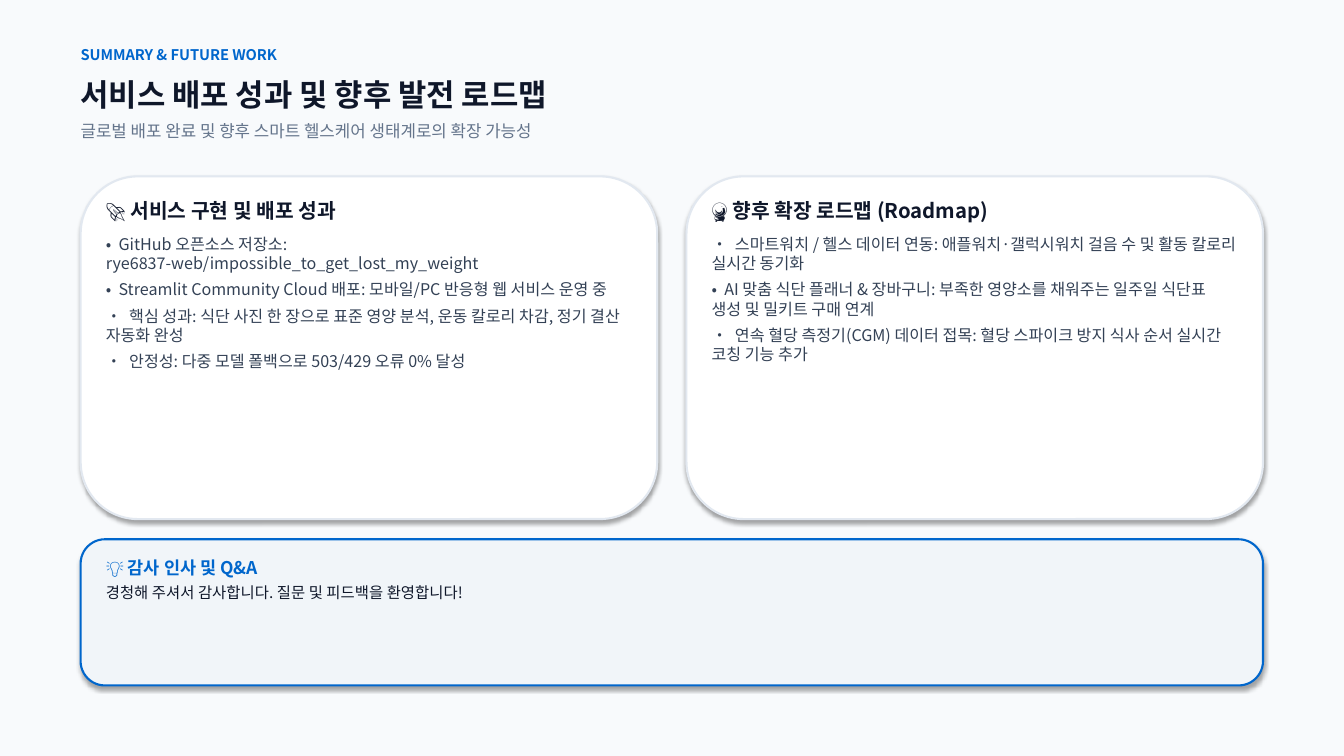
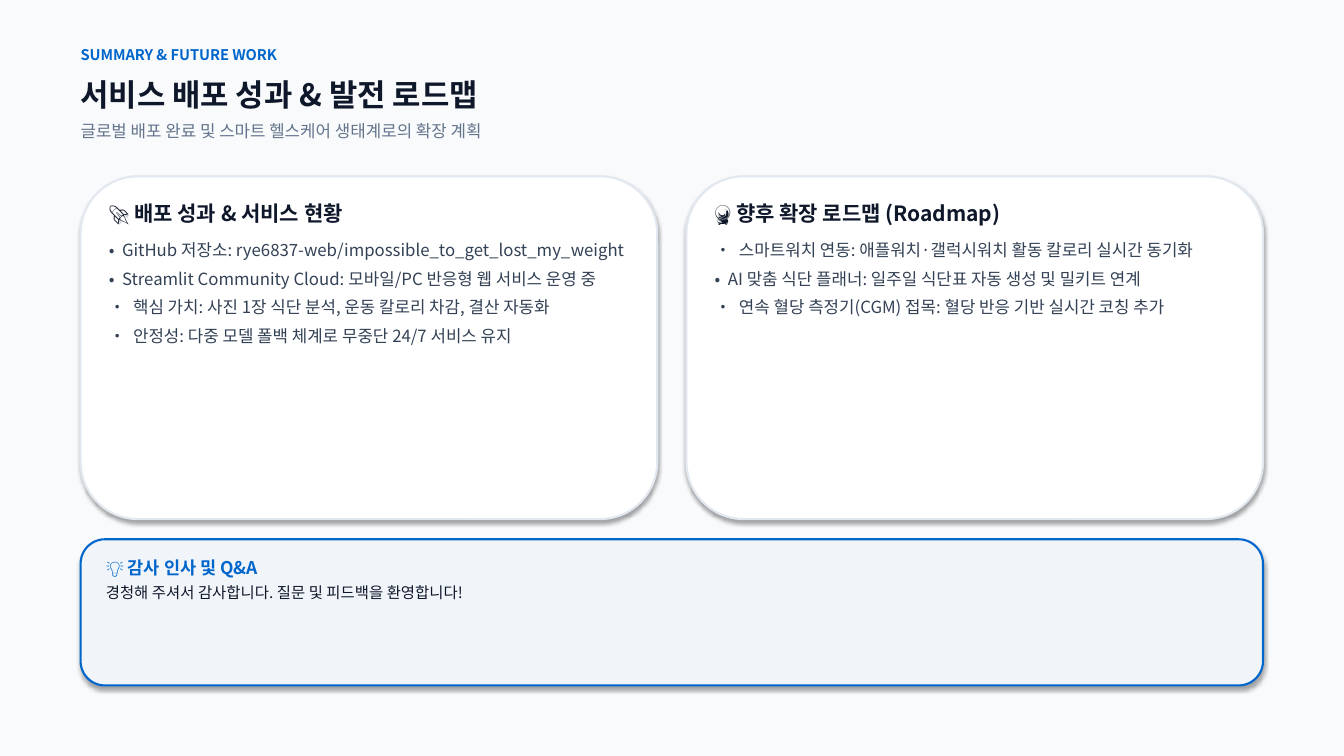
Before and after one commit to rye6837-web/impossible_to_get_lost_my_weight, a slide deck: slide 15 of AI_Diet_Coach_Presentation.pptx. Drawn at 1344x756 pixels with LibreOffice and Linux fonts; fonts in the diff are those of the drawing. Boxes give left, top, right and bottom in pixels: in the first picture for what was removed or moved away, otherwise in the second. Text is boxed around its words. In the diff, an @@ line names an element or a change of style, - is before the commit and + after.

Commit message:
docs: Condense slide text by ~35% for clean, Apple-inspired readability across all 15 slides

```diff
--- a/AI_Diet_Coach_Presentation.pptx
+++ b/AI_Diet_Coach_Presentation.pptx
@@ text at <box>81,80,478,109</box>: text changed @@
-서비스 배포 성과 및 향후 발전 로드맵
+서비스 배포 성과 & 발전 로드맵
@@ text at <box>81,123,482,139</box>: text changed @@
-글로벌 배포 완료 및 향후 스마트 헬스케어 생태계로의 확장 가능성
+글로벌 배포 완료 및 스마트 헬스케어 생태계로의 확장 계획
@@ text at <box>122,203,624,345</box>: text changed; size 11.5 to 12 pt @@
-🚀 서비스 구현 및 배포 성과
-• GitHub 오픈소스 저장소: rye6837-web/impossible_to_get_lost_my_weight
-• Streamlit Community Cloud 배포: 모바일/PC 반응형 웹 서비스 운영 중
-• 핵심 성과: 식단 사진 한 장으로 표준 영양 분석, 운동 칼로리 차감, 정기 결산 자동화 완성
-• 안정성: 다중 모델 폴백으로 503/429 오류 0% 달성
+🚀 배포 성과 & 서비스 현황
+• GitHub 저장소: rye6837-web/impossible_to_get_lost_my_weight
+• Streamlit Community Cloud: 모바일/PC 반응형 웹 서비스 운영 중
+• 핵심 가치: 사진 1장 식단 분석, 운동 칼로리 차감, 결산 자동화
+• 안정성: 다중 모델 폴백 체계로 무중단 24/7 서비스 유지
@@ text at <box>736,203,1001,226</box>: size 14.5 to 15 pt in "🔮 향후 확장 로드맵 (Roadmap)"; more space between paragraphs @@
@@ text at <box>728,242,1193,316</box>: text changed; size 11.5 to 12 pt @@
-• 스마트워치 / 헬스 데이터 연동: 애플워치·갤럭시워치 걸음 수 및 활동 칼로리 실시간 동기화
-• AI 맞춤 식단 플래너 & 장바구니: 부족한 영양소를 채워주는 일주일 식단표 생성 및 밀키트 구매 연계
-• 연속 혈당 측정기(CGM) 데이터 접목: 혈당 스파이크 방지 식사 순서 실시간 코칭 기능 추가
+• 스마트워치 연동: 애플워치·갤럭시워치 활동 칼로리 실시간 동기화
+• AI 맞춤 식단 플래너: 일주일 식단표 자동 생성 및 밀키트 연계
+• 연속 혈당 측정기(CGM) 접목: 혈당 반응 기반 실시간 코칭 추가
```
Also in this commit, not shown: 14 other slides changed, 1 other file.
